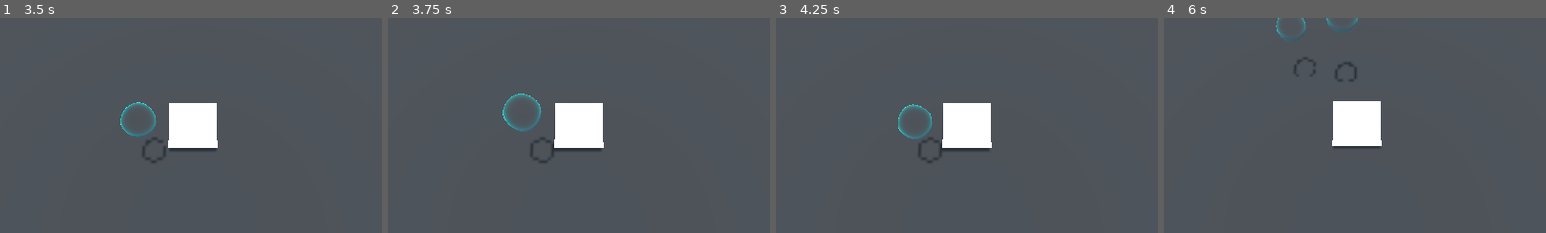
Above: before the commit, frames 1-4 (left to right).
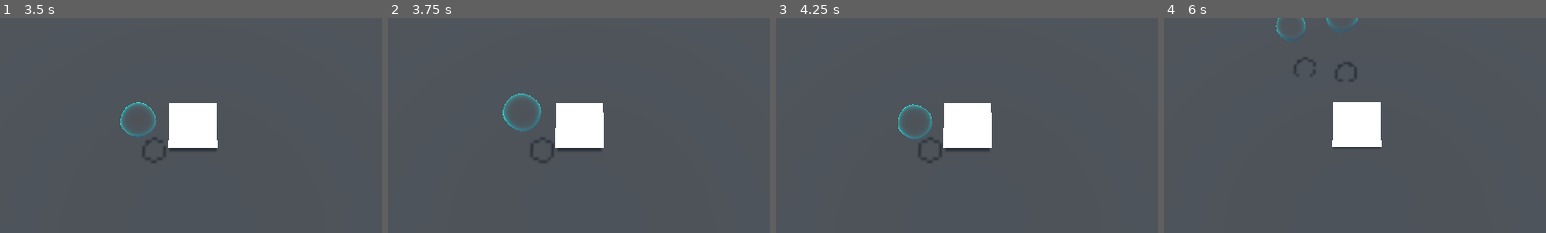
Above: after the commit, the same moments.

Repository: warriormaster12/Fsj2025
Game: Godot game, scene res://levels/actual_level.tscn
Same seed, same stepped clock (60 frames per second), same inputs: the game is played once before the commit and once after it.
Inputs:
- Up to frame 1 (3.5 s): click "Start game" at 0.5 s; click "Start game" at 1.25 s; tap Space (dash) at 2.1 s; tap S (move_d) at 2.85 s
- Up to frame 2 (3.75 s): tap A (move_l) at 3.6 s
- Up to frame 3 (4.25 s): no input
- Up to frame 4 (6 s): tap D (move_r) at 4.35 s; click "Try again" at 5 s; tap W (move_u) at 5.85 s
The pictures show only the part of the screen within x 25-75%, y 19-69%; the shares and areas given below are measured in that part.

Frame 1 is identical in both runs. In frame 2, less than 0.1% of the frame differs, in the area x 43-57%, y 39-62%; in frame 3, less than 0.1%; in frame 4, 0.1%, in the area x 44-57%, y 38-60%.

Commit message:
Add player speed soft cap

Diff:
--- a/scripts/player.gd
+++ b/scripts/player.gd
@@ -2,13 +2,14 @@
 
 var PUSM: PowerUpStateManager = null
 
-const SPEED = 16.0
-const ACCELERATION = 24.0
+const EXCESS_SPEED_RATE = 2
+const MAX_SPEED = 8.0
+const ACCELERATION = 20.0
 const SLOWDOWN_ACCELERATION = 6.0
 const FRICTION = 12.0
 const DASH_FORCE = 20.0
 const DASH_RECHARGE_TIME = 10
-const DASH_COUNT_MAX = 3
+const DASH_COUNT_MAX = 999999999
 
 var dash_count: int = DASH_COUNT_MAX
 var dash_recharge_cooldown: float = DASH_RECHARGE_TIME
@@ -32,10 +33,13 @@
 	else:
 		if abs(direction.x) > 0.001:
 			var acceleration_x: float = ACCELERATION if signf(-velocity.x) != signf(direction.x) else SLOWDOWN_ACCELERATION
-			velocity.x = move_toward(velocity.x, speed_multiplier * SPEED * direction.x, speed_multiplier * acceleration_x * delta)
+			velocity.x = move_toward(velocity.x, speed_multiplier * MAX_SPEED * direction.x, speed_multiplier * acceleration_x * delta)
 		if abs(direction.z) > 0.001:
 			var acceleration_z: float = ACCELERATION if signf(-velocity.z) != signf(direction.z) else SLOWDOWN_ACCELERATION
-			velocity.z = move_toward(velocity.z, speed_multiplier * SPEED * direction.z, speed_multiplier * acceleration_z * delta)
+			velocity.z = move_toward(velocity.z, speed_multiplier * MAX_SPEED * direction.z, speed_multiplier * acceleration_z * delta)
+		var velocity_length: float = velocity.length()
+		if velocity_length > MAX_SPEED:
+			velocity *= move_toward(velocity_length, MAX_SPEED, EXCESS_SPEED_RATE * delta) / velocity_length
 
 	move_and_slide()
 	if is_on_wall():
